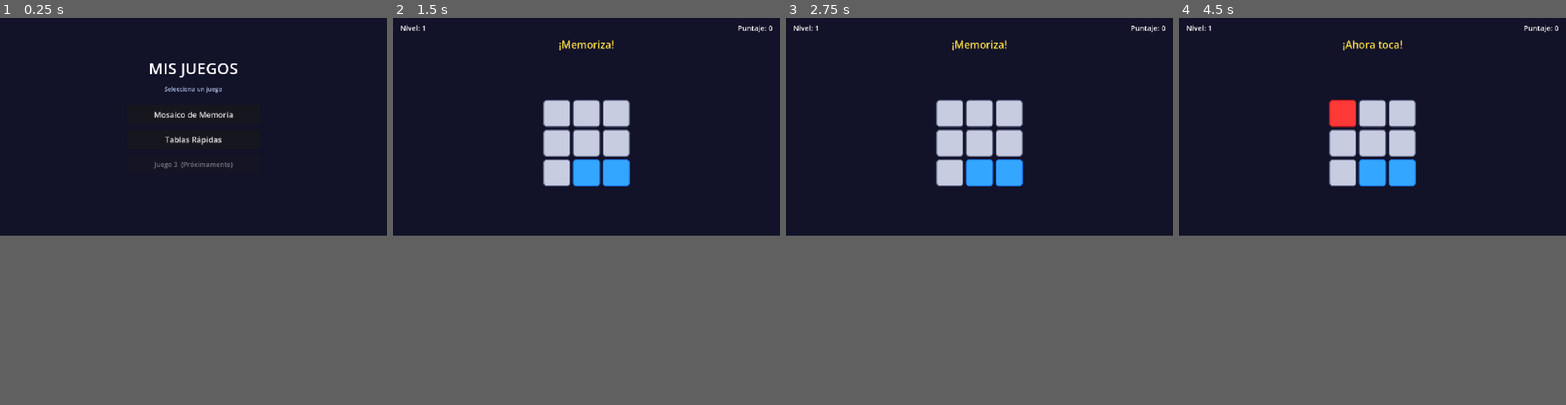
Above: before the commit, frames 1-4 (left to right).
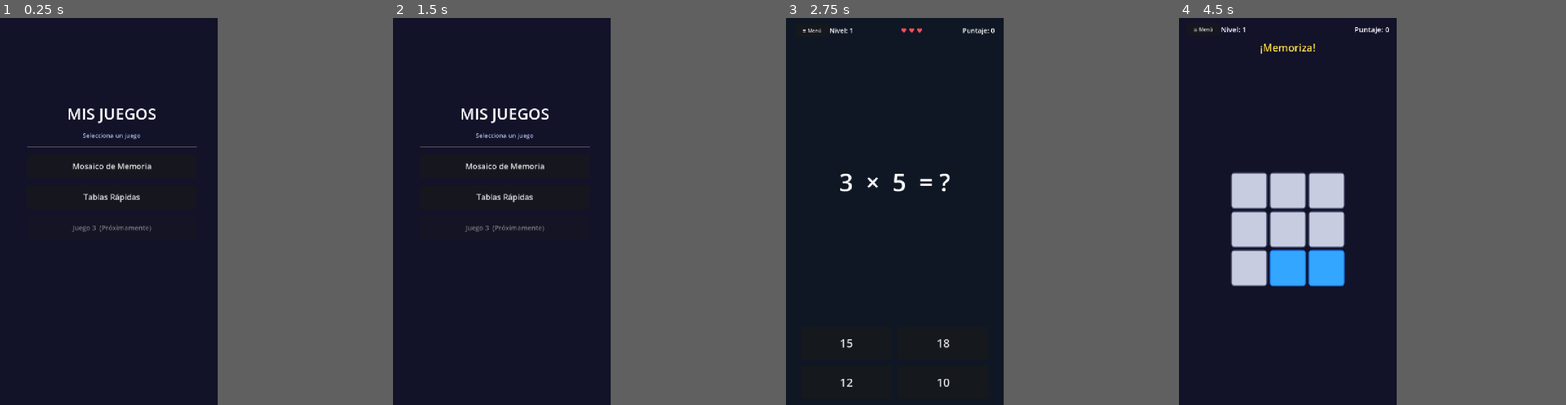
Above: after the commit, the same moments.

Repository: CrisPerez35/JuegoMemoria
Game: Godot game, scene res://MainMenu.tscn
Two runs of this game, one before a commit and one after it. Both use one fixed random seed, a clock stepped at 60 frames per second and the inputs below.
Inputs (mouse positions are in pixels of both pictures, inside the frame that each line leads up to):
- Up to frame 1 (0.25 s): no input
- Up to frame 2 (1.5 s): click "Mosaico de Memoria" at 0.5 s; click (435, 25) at 1.25 s, where only the run after the commit has a clickable "≡ Menú"
- Up to frame 3 (2.75 s): click (983, 118) at 2 s, where only the run after the commit has a clickable "Tablas Rápidas"
- Up to frame 4 (4.5 s): click (1225, 25) at 2.75 s, where only the run after the commit has a clickable "≡ Menú"; click (1376, 103) at 3.5 s, where only the run after the commit has a clickable "Mosaico de Memoria"; click (1341, 114) at 4.27 s
In our replay, the window is 800x450 before the commit and 450x800 after it. These sizes can differ from the game's own. Grey fills any space a smaller window leaves; there, only what the larger window draws over its background counts as a difference.

The runs differ from the first frame. In frame 1, 1.9% of the frame differs, in the area x 7-62%, y 11-56%; in frame 2, 5.7%; in frame 3, 5.4%; in frame 4, 13%, in the area x 2-98%, y 1-70%.

Commit message:
Modo telefono

Diff:
--- a/MainMenu.tscn
+++ b/MainMenu.tscn
@@ -17,11 +17,11 @@
 anchor_top = 0.5
 anchor_right = 0.5
 anchor_bottom = 0.5
-offset_left = -220.0
-offset_top = -230.0
-offset_right = 220.0
-offset_bottom = 230.0
-theme_override_constants/separation = 18
+offset_left = -270.0
+offset_top = -360.0
+offset_right = 270.0
+offset_bottom = 360.0
+theme_override_constants/separation = 22
 
 [node name="LabelTitulo" type="Label" parent="VBox"]
 layout_mode = 2
@@ -41,19 +41,19 @@
 
 [node name="BotonMosaico" type="Button" parent="VBox"]
 layout_mode = 2
-custom_minimum_size = Vector2(440, 64)
+custom_minimum_size = Vector2(560, 80)
 text = "Mosaico de Memoria"
 theme_override_font_sizes/font_size = 26
 
 [node name="BotonTablas" type="Button" parent="VBox"]
 layout_mode = 2
-custom_minimum_size = Vector2(440, 64)
+custom_minimum_size = Vector2(560, 80)
 text = "Tablas Rápidas"
 theme_override_font_sizes/font_size = 26
 
 [node name="BotonJuego3" type="Button" parent="VBox"]
 layout_mode = 2
-custom_minimum_size = Vector2(440, 64)
+custom_minimum_size = Vector2(560, 80)
 text = "Juego 3  (Próximamente)"
 theme_override_font_sizes/font_size = 22
 disabled = true
--- a/mosaico_memoria/Main.gd
+++ b/mosaico_memoria/Main.gd
@@ -12,7 +12,8 @@
 const TIEMPO_ILUMINAR_MIN    := 0.6    # mínimo de tiempo visible
 const REDUCCION_TIEMPO       := 0.05   # reducción por nivel
 const PUNTOS_POR_ACIERTO     := 10     # puntos al acertar una celda
-const TAMANO_CELDA           := 90.0   # píxeles por celda (cuadrado)
+const TAMANO_CELDA_MAX       := 120.0  # tamaño máximo de celda (se calcula dinámicamente)
+const TAMANO_CELDA_MIN       := 50.0   # tamaño mínimo de celda
 const SEP_GRILLA             := 8      # separación entre celdas
 
 # =============================================================
@@ -37,6 +38,7 @@
 # =============================================================
 # REFERENCIAS A NODOS
 # =============================================================
+@onready var boton_menu_juego:    Button        = $MainVBox/InfoBar/BotonMenuJuego
 @onready var label_nivel:         Label         = $MainVBox/InfoBar/LabelNivel
 @onready var label_puntaje:       Label         = $MainVBox/InfoBar/LabelPuntaje
 @onready var label_mensaje:       Label         = $MainVBox/LabelMensaje
@@ -49,6 +51,7 @@
 @onready var boton_menu:          Button        = $GameOverPanel/VBoxCenter/BotonMenu
 
 func _ready() -> void:
+	boton_menu_juego.pressed.connect(_ir_al_menu)
 	boton_reintentar.pressed.connect(_reiniciar_juego)
 	boton_menu.pressed.connect(_ir_al_menu)
 	timer_iluminar.timeout.connect(_apagar_grilla)
@@ -165,6 +168,13 @@
 # =============================================================
 # CONSTRUCCIÓN DE LA GRILLA
 # =============================================================
+
+# Calcula el tamaño de celda según el ancho del viewport (portrait-first)
+func _tamano_celda_actual() -> float:
+	var n := _tamano_grilla_actual()
+	var ancho := get_viewport_rect().size.x - 32.0  # 16px de margen a cada lado
+	var celda := (ancho - SEP_GRILLA * (n - 1)) / n
+	return clampf(celda, TAMANO_CELDA_MIN, TAMANO_CELDA_MAX)
 
 # Calcula el tamaño NxN de la grilla para el nivel actual
 func _tamano_grilla_actual() -> int:
@@ -183,7 +193,8 @@
 	for i in range(n * n):
 		var tile = tile_escena.instantiate()
 		tile.index = i
-		tile.custom_minimum_size = Vector2(TAMANO_CELDA, TAMANO_CELDA)
+		var tamano := _tamano_celda_actual()
+		tile.custom_minimum_size = Vector2(tamano, tamano)
 		tile.tile_pressed.connect(_al_presionar_tile)
 		grilla.add_child(tile)
 		tiles.append(tile)
--- a/mosaico_memoria/Main.tscn
+++ b/mosaico_memoria/Main.tscn
@@ -23,6 +23,12 @@
 
 [node name="InfoBar" type="HBoxContainer" parent="MainVBox"]
 layout_mode = 2
+
+[node name="BotonMenuJuego" type="Button" parent="MainVBox/InfoBar"]
+layout_mode = 2
+custom_minimum_size = Vector2(110, 44)
+text = "≡ Menú"
+theme_override_font_sizes/font_size = 16
 
 [node name="LabelNivel" type="Label" parent="MainVBox/InfoBar"]
 layout_mode = 2
@@ -68,10 +74,10 @@
 anchor_top = 0.5
 anchor_right = 0.5
 anchor_bottom = 0.5
-offset_left = -220.0
-offset_top = -180.0
-offset_right = 220.0
-offset_bottom = 180.0
+offset_left = -250.0
+offset_top = -220.0
+offset_right = 250.0
+offset_bottom = 220.0
 theme_override_constants/separation = 20
 
 [node name="LabelGameOver" type="Label" parent="GameOverPanel/VBoxCenter"]
@@ -89,12 +95,12 @@
 
 [node name="BotonReintentar" type="Button" parent="GameOverPanel/VBoxCenter"]
 layout_mode = 2
-custom_minimum_size = Vector2(340, 58)
+custom_minimum_size = Vector2(400, 72)
 text = "Reintentar"
 theme_override_font_sizes/font_size = 24
 
 [node name="BotonMenu" type="Button" parent="GameOverPanel/VBoxCenter"]
 layout_mode = 2
-custom_minimum_size = Vector2(340, 58)
+custom_minimum_size = Vector2(400, 72)
 text = "Menú Principal"
 theme_override_font_sizes/font_size = 24
--- a/project.godot
+++ b/project.godot
@@ -18,14 +18,19 @@
 
 [display]
 
-window/size/viewport_width=1280
-window/size/viewport_height=720
+window/size/viewport_width=720
+window/size/viewport_height=1280
 window/stretch/mode="canvas_items"
 window/stretch/aspect="expand"
+window/handheld/orientation="portrait"
 
 [physics]
 
 3d/physics_engine="Jolt Physics"
+
+[input_devices]
+
+pointing/emulate_touch_from_mouse=true
 
 [rendering]
 
--- a/tablas_rapidas/TablasRapidas.gd
+++ b/tablas_rapidas/TablasRapidas.gd
@@ -42,6 +42,7 @@
 # =============================================================
 # REFERENCIAS A NODOS
 # =============================================================
+@onready var boton_menu_juego:    Button = $MainVBox/InfoBar/BotonMenuJuego
 @onready var label_nivel:         Label = $MainVBox/InfoBar/LabelNivel
 @onready var label_vidas:         Label = $MainVBox/InfoBar/LabelVidas
 @onready var label_puntaje:       Label = $MainVBox/InfoBar/LabelPuntaje
@@ -61,6 +62,7 @@
 	# Conectar cada botón pasando su índice mediante bind()
 	for i in range(botones.size()):
 		botones[i].pressed.connect(_al_presionar_respuesta.bind(i))
+	boton_menu_juego.pressed.connect(_ir_al_menu)
 	boton_reintentar.pressed.connect(reiniciar_juego)
 	boton_menu.pressed.connect(_ir_al_menu)
 	reiniciar_juego()
--- a/tablas_rapidas/TablasRapidas.tscn
+++ b/tablas_rapidas/TablasRapidas.tscn
@@ -23,6 +23,12 @@
 
 [node name="InfoBar" type="HBoxContainer" parent="MainVBox"]
 layout_mode = 2
+
+[node name="BotonMenuJuego" type="Button" parent="MainVBox/InfoBar"]
+layout_mode = 2
+custom_minimum_size = Vector2(110, 44)
+text = "≡ Menú"
+theme_override_font_sizes/font_size = 16
 
 [node name="LabelNivel" type="Label" parent="MainVBox/InfoBar"]
 layout_mode = 2
@@ -61,30 +67,30 @@
 [node name="GridRespuestas" type="GridContainer" parent="MainVBox/CenterGrid"]
 layout_mode = 2
 columns = 2
-theme_override_constants/h_separation = 16
-theme_override_constants/v_separation = 16
+theme_override_constants/h_separation = 20
+theme_override_constants/v_separation = 20
 
 [node name="Btn0" type="Button" parent="MainVBox/CenterGrid/GridRespuestas"]
 layout_mode = 2
-custom_minimum_size = Vector2(220, 90)
+custom_minimum_size = Vector2(300, 110)
 text = "16"
 theme_override_font_sizes/font_size = 38
 
 [node name="Btn1" type="Button" parent="MainVBox/CenterGrid/GridRespuestas"]
 layout_mode = 2
-custom_minimum_size = Vector2(220, 90)
+custom_minimum_size = Vector2(300, 110)
 text = "14"
 theme_override_font_sizes/font_size = 38
 
 [node name="Btn2" type="Button" parent="MainVBox/CenterGrid/GridRespuestas"]
 layout_mode = 2
-custom_minimum_size = Vector2(220, 90)
+custom_minimum_size = Vector2(300, 110)
 text = "18"
 theme_override_font_sizes/font_size = 38
 
 [node name="Btn3" type="Button" parent="MainVBox/CenterGrid/GridRespuestas"]
 layout_mode = 2
-custom_minimum_size = Vector2(220, 90)
+custom_minimum_size = Vector2(300, 110)
 text = "20"
 theme_override_font_sizes/font_size = 38
 
@@ -98,10 +104,10 @@
 anchor_top = 0.5
 anchor_right = 0.5
 anchor_bottom = 0.5
-offset_left = -220.0
-offset_top = -190.0
-offset_right = 220.0
-offset_bottom = 190.0
+offset_left = -250.0
+offset_top = -220.0
+offset_right = 250.0
+offset_bottom = 220.0
 theme_override_constants/separation = 20
 
 [node name="LabelGameOver" type="Label" parent="GameOverPanel/VBoxCenter"]
@@ -119,12 +125,12 @@
 
 [node name="BotonReintentar" type="Button" parent="GameOverPanel/VBoxCenter"]
 layout_mode = 2
-custom_minimum_size = Vector2(340, 58)
+custom_minimum_size = Vector2(400, 72)
 text = "Reintentar"
 theme_override_font_sizes/font_size = 24
 
 [node name="BotonMenu" type="Button" parent="GameOverPanel/VBoxCenter"]
 layout_mode = 2
-custom_minimum_size = Vector2(340, 58)
+custom_minimum_size = Vector2(400, 72)
 text = "Menú Principal"
 theme_override_font_sizes/font_size = 24
Not shown, added: export_presets.cfg
